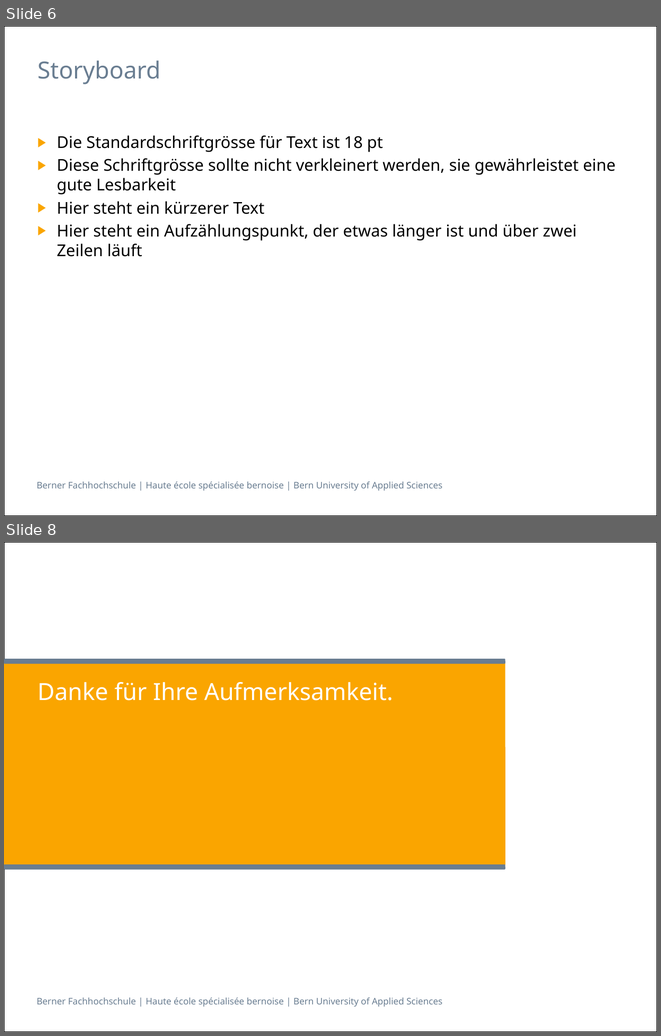
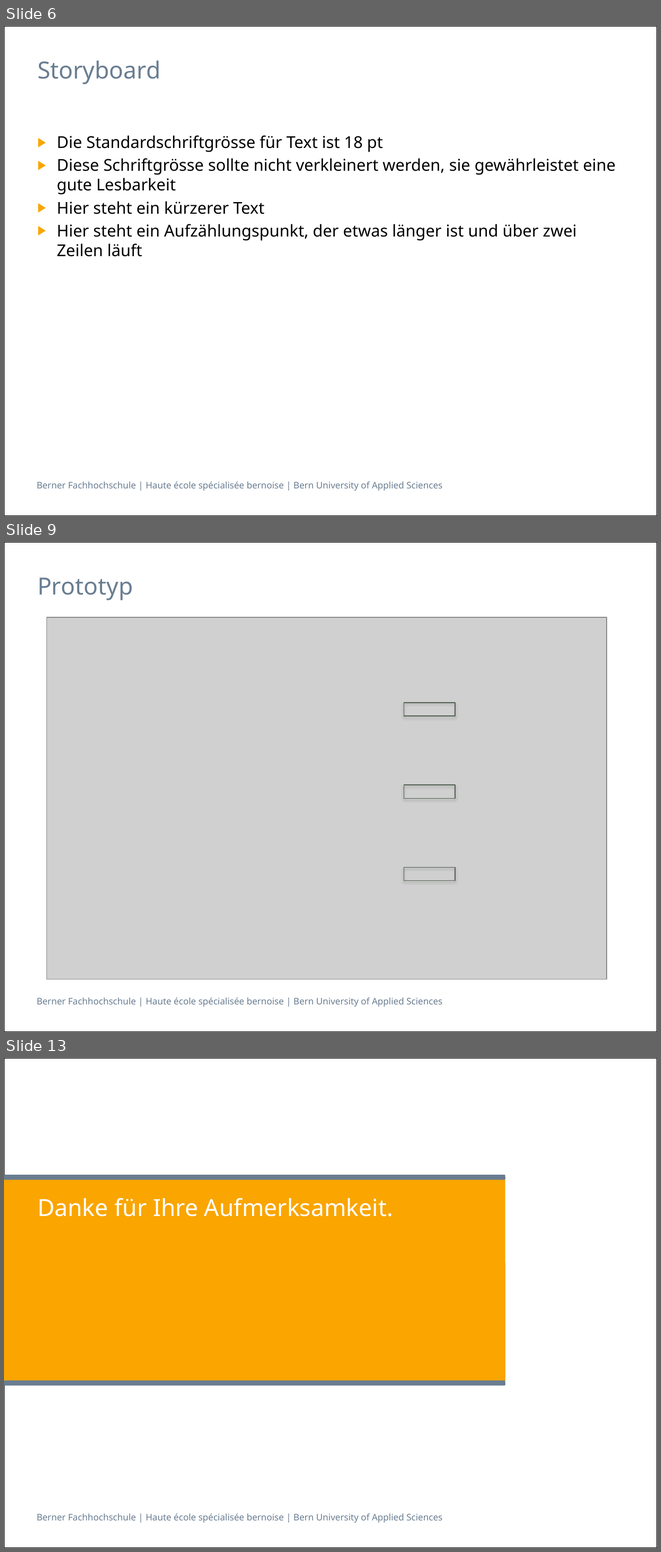
Before and after one commit to sevib1/ch.bfh.btx8081.w2016.blue, a slide deck: doc/CS1/Präsentation_CS1_Task_3_Blau.pptx. Shown one above the other, each under a label of ours: slides 6 and 8 before the commit, slides 6, 9 and 13 after it; the slides between them are not shown. The pictures are 661x1036 and 661x1552 pixels, drawn with LibreOffice and Linux fonts; fonts in the diff are those of the drawing; grey boxes stand for pictures. Boxes give left, top, right and bottom in pixels: in the first picture for what was removed or moved away, otherwise in the second. Text is boxed around its words. In the diff, an @@ line names an element or a change of style, - is before the commit and + after.

Commit message:
Prototyp Powerpoint Vorarbeit
Prototyp, Verlinkungen

```diff
--- a/doc/CS1/Präsentation_CS1_Task_3_Blau.pptx
+++ b/doc/CS1/Präsentation_CS1_Task_3_Blau.pptx
@@ slide 9 added at [4,542,657,1032], background #FFFFFF; not listed: 2 template elements that a slide beside it also shows @@
@@ title added at [37,578,133,600], 26 pt, text #697D91 @@
+Prototyp
@@ picture added at [46,617,607,979] @@
@@ rectangle added at [404,703,455,716], outline #536253 0.75 pt @@
@@ rectangle added at [404,785,455,798], outline #536253 0.75 pt @@
@@ rectangle added at [404,867,455,880], outline #536253 0.75 pt @@
@@ what was slide 8 is now slide 13 @@
```
Also in this commit, not shown: 5 other slides added, 1 slide removed.
